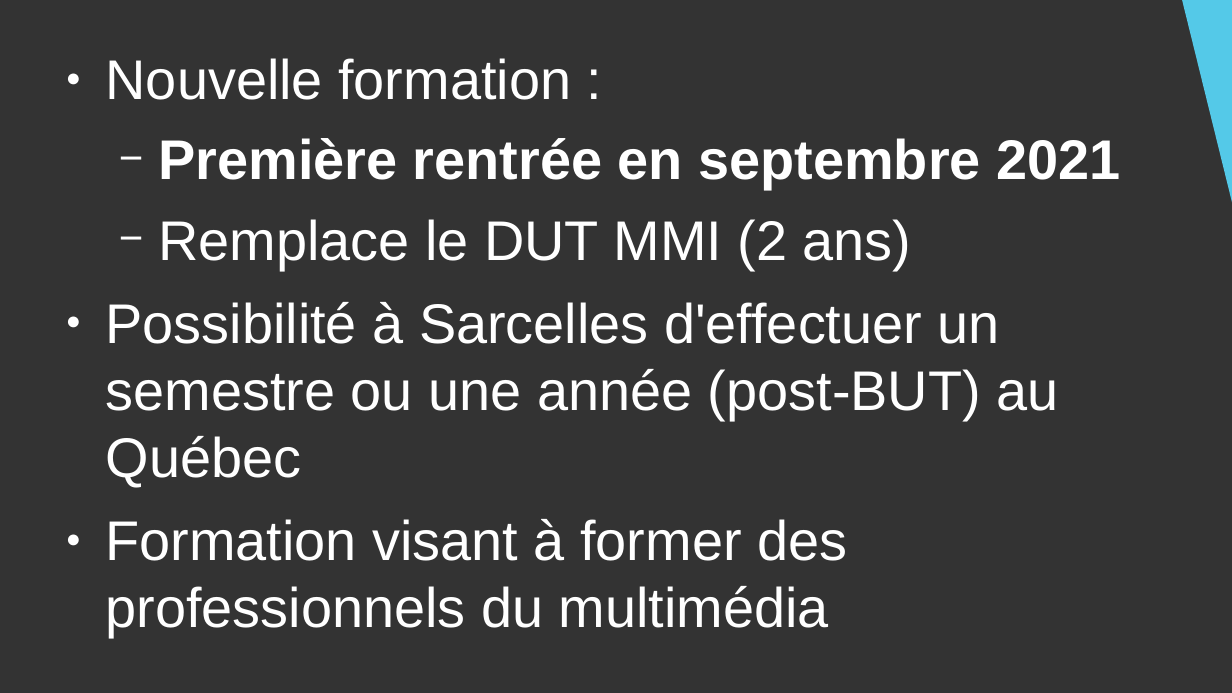
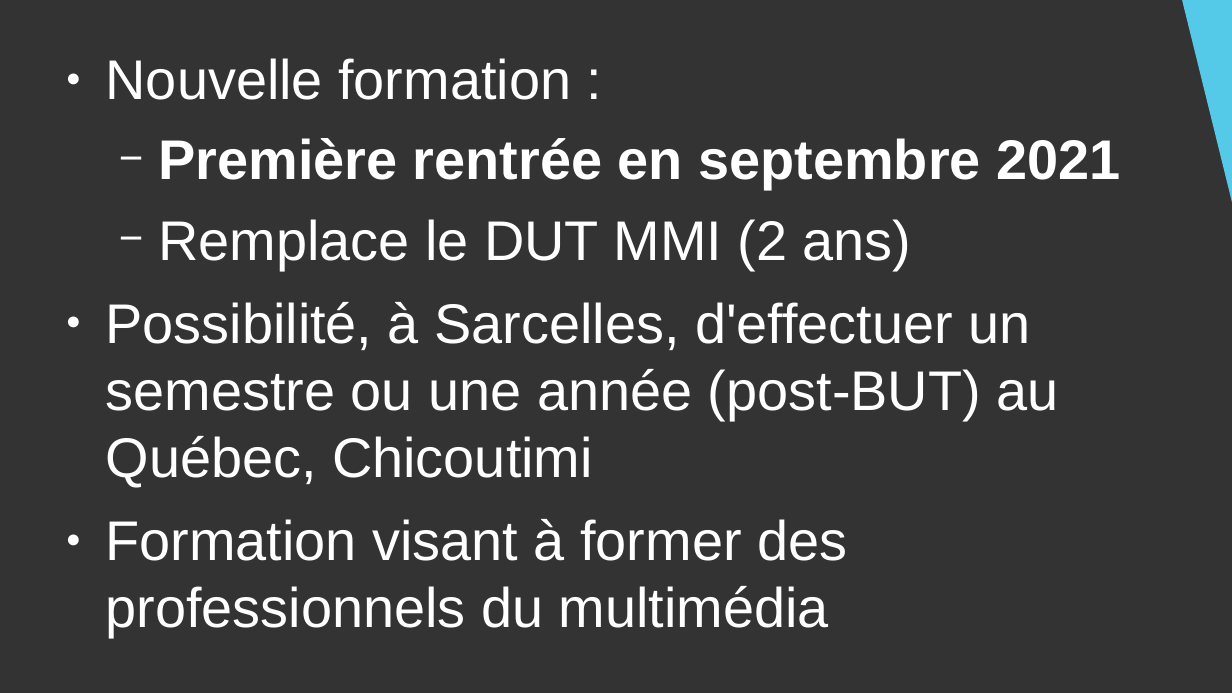
Before and after one commit to DanYellow/cours, a slide deck: slide 6 of presentation-formation-mmi/presentation.odp. Drawn at 1232x693 pixels with LibreOffice and Linux fonts; fonts in the diff are those of the drawing. Boxes give left, top, right and bottom in pixels: in the first picture for what was removed or moved away, otherwise in the second. Text is boxed around its words. In the diff, an @@ line names an element or a change of style, - is before the commit and + after.

Commit message:
Update presentation mmi

```diff
--- a/presentation-formation-mmi/presentation.odp
+++ b/presentation-formation-mmi/presentation.odp
@@ text at (106, 302, 1058, 487): text changed @@
-● Possibilité à Sarcelles d'effectuer un semestre ou une année (post-BUT) au Québec
+● Possibilité, à Sarcelles, d'effectuer un semestre ou une année (post-BUT) au Québec, Chicoutimi
```
Also in this commit, not shown: 6 other slides changed, 6 other files.
